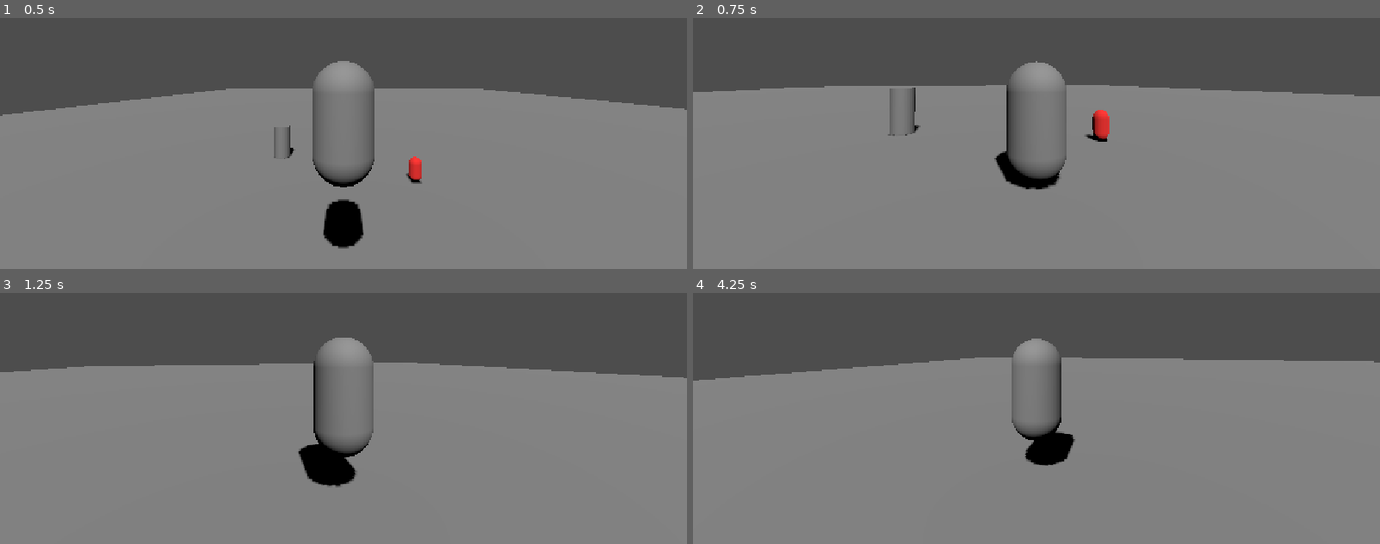
Above: before the commit, frames 1-4 (two rows, left to right).
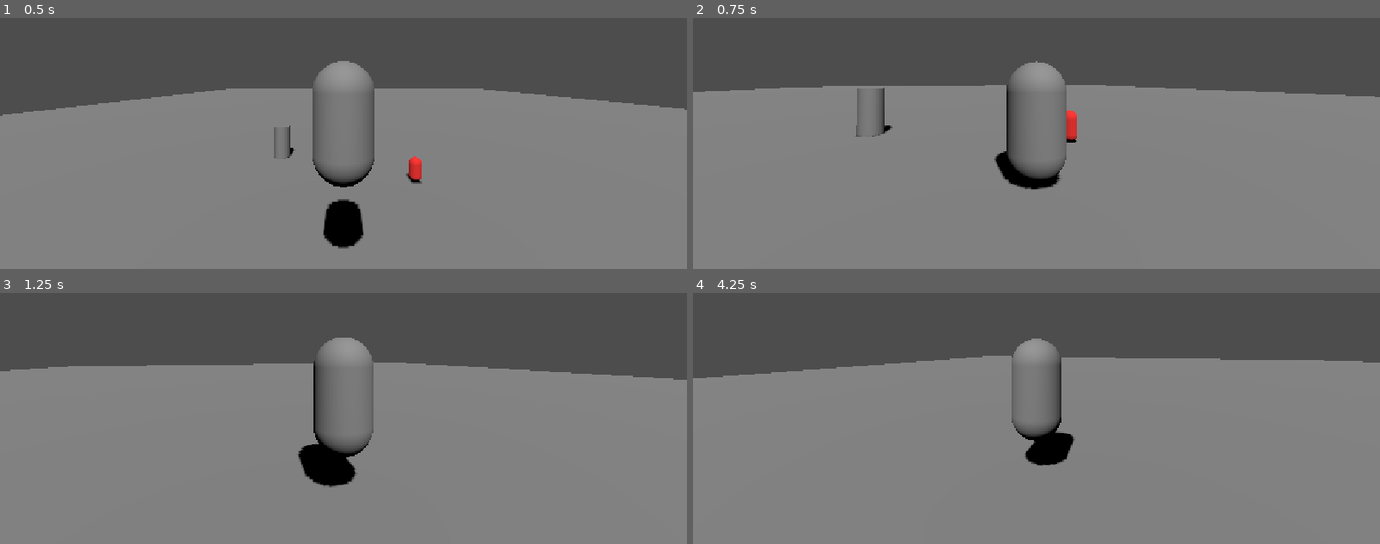
Above: after the commit, the same moments.

Repository: DropletU/CGAP
Game: Godot game, scene res://Scenes/main.tscn
The game is run twice, just before and just after one commit, with the same random seed, the same clock (stepped at 60 frames per second) and the same inputs.
Inputs (mouse positions are in pixels of both pictures, inside the frame that each line leads up to):
- Up to frame 1 (0.5 s): no input
- Up to frame 2 (0.75 s): tap Enter (ui_accept) at 0.5 s; move the mouse to (1070, 73) at 0.52 s; hold W (forward) from 0.53 s (still down); hold Shift (sprint) from 0.53 s (still down); click (1070, 73) at 0.67 s
- Up to frame 3 (1.25 s): keep holding W (forward); keep holding Shift (sprint); tap Space (jump) at 0.77 s
- Up to frame 4 (4.25 s): move the mouse to (1002, 353) at 1.27 s; release Shift (sprint) at 1.28 s; tap Tab (toggle_mouse_capture) at 1.35 s; tap Space (jump) at 1.52, 3.77 s; move the mouse to (outside the picture) at 2.02 s; release W (forward) at 2.03 s; hold D (right) 2.03-2.75 s; hold Mouse wheel down (wheel_down) 2.03-2.75 s; drag from (1002, 428) to (outside the picture) at 2.77 s; tap Enter (ui_accept) at 3.5 s; move the mouse to (1242, 408) at 3.52 s; hold A (left) from 3.53 s (still down); hold Shift (sprint) from 3.53 s (still down)

Frame 1 is identical in both runs. In frame 2, 1.2% of the frame differs, in the area x 1-100%, y 26-69%; in frame 3, 0.4%; in frame 4, 0.4%.

Commit message:
AirborneState: Fix bug where rotation wasn't properly set when moving

Diff:
--- a/Scripts/States/PlayerStates/airborne_state.gd
+++ b/Scripts/States/PlayerStates/airborne_state.gd
@@ -12,7 +12,7 @@
 	var speed_multi: = 1.0
 	if Input.is_action_pressed("sprint"):
 		speed_multi*=2
-	movement_component.apply_horizontal_movement(player, delta, speed_multi)
+	movement_component.apply_horizontal_movement(player, delta, speed_multi, player.camera.global_rotation.y)
 
 	movement_component.apply_gravity(player, delta)
 
